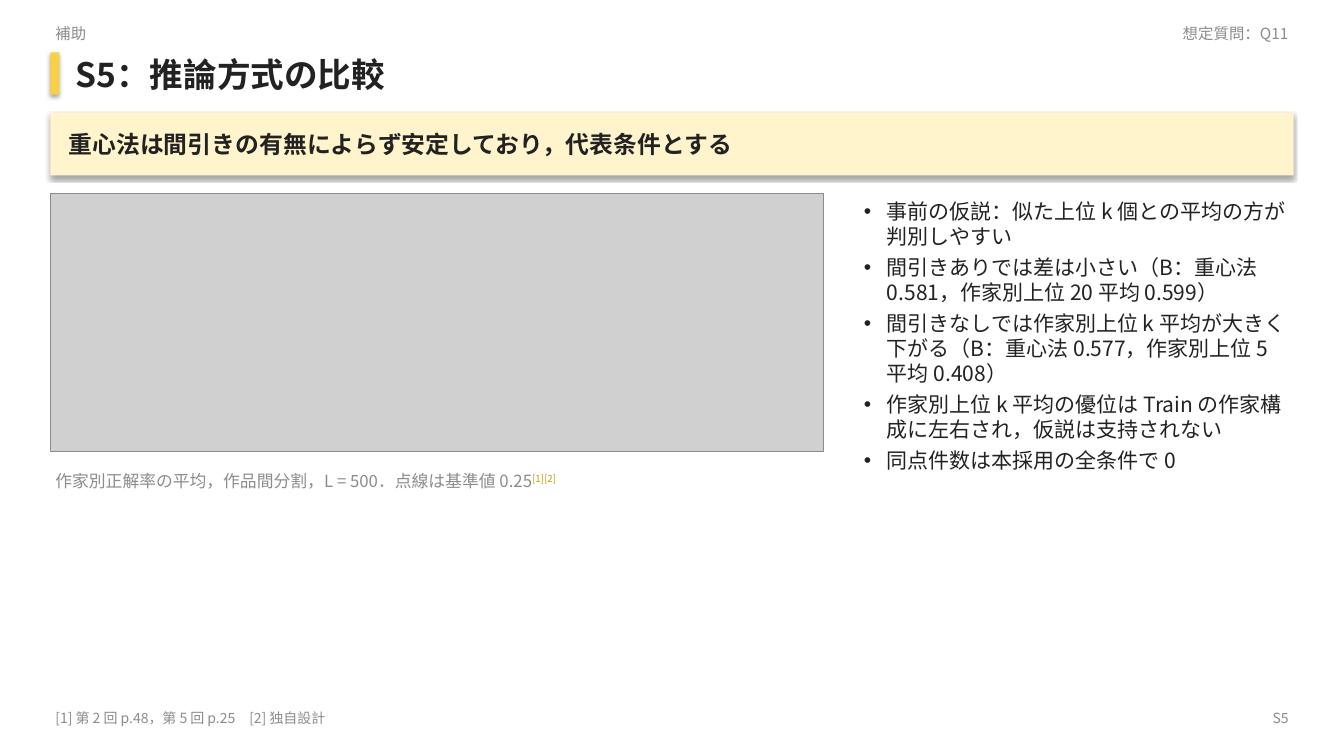
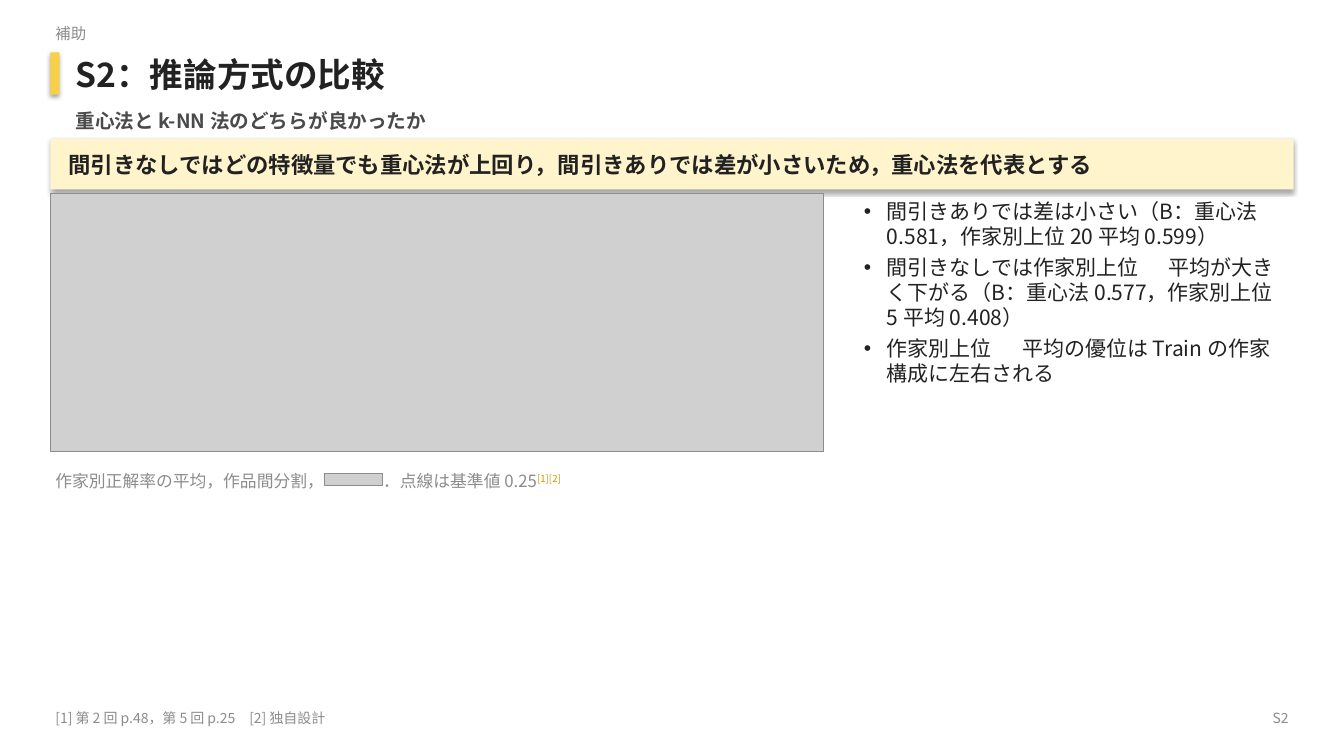
Before and after one commit to matsumoto-af22041/text-author-identifier-nlps, a slide deck: slide 26 of presentation/slides.pptx (slide 27 before the commit). Drawn at 1344x756 pixels with LibreOffice and Linux fonts; fonts in the diff are those of the drawing; grey boxes stand for pictures; background and template pictures are left out. Boxes give left, top, right and bottom in pixels: in the first picture for what was removed or moved away, otherwise in the second. Text is boxed around its words. In the diff, an @@ line names an element or a change of style, - is before the commit and + after.

```diff
--- a/presentation/slides.pptx
+++ b/presentation/slides.pptx
@@ text removed at (x1=1183, y1=26, x2=1289, y2=42) @@
-想定質問：Q11
@@ text at (x1=76, y1=58, x2=386, y2=90): text changed @@
-S5：推論方式の比較
+S2：推論方式の比較
@@ text added at (x1=76, y1=111, x2=426, y2=130), 14 pt, text #4A4A4A, bold @@
+重心法と k-NN 法のどちらが良かったか
@@ rectangle "間引きなしではどの特徴量でも重心法が上回り，間引きありでは差が小さいため，重心法を代表とする" resized from (x1=50, y1=113, x2=1294, y2=175) to (x1=50, y1=139, x2=1294, y2=190) @@
@@ text in rectangle at (x1=68, y1=154, x2=1091, y2=176): text changed; size 17 to 16 pt @@
-重心法は間引きの有無によらず安定しており，代表条件とする
+間引きなしではどの特徴量でも重心法が上回り，間引きありでは差が小さいため，重心法を代表とする
@@ text at (x1=887, y1=201, x2=1286, y2=246): paragraph removed @@
-• 事前の仮説：似た上位 k 個との平均の方が判別しやすい
@@ text at (x1=887, y1=201, x2=1258, y2=246): line spacing 1 to 18pt @@
@@ text at (x1=887, y1=257, x2=1274, y2=383): text changed @@
-• 間引きなしでは作家別上位 k 平均が大きく下がる（B：重心法 0.577，作家別上位 5 平均 0.408）
-• 作家別上位 k 平均の優位は Train の作家構成に左右され，仮説は支持されない
-• 同点件数は本採用の全条件で 0
+• 間引きなしでは作家別上位 平均が大きく下がる（B：重心法 0.577，作家別上位 5 平均 0.408）
+• 作家別上位 平均の優位は Train の作家構成に左右される
@@ text at (x1=55, y1=473, x2=561, y2=489): text changed @@
-作家別正解率の平均，作品間分割，L = 500．点線は基準値 0.25[1][2]
+作家別正解率の平均，作品間分割， ．点線は基準値 0.25[1][2]
@@ picture added at (x1=325, y1=474, x2=383, y2=485) @@
@@ text at (x1=1273, y1=712, x2=1289, y2=723): text changed @@
-S5
+S2
```
Also in this commit, not shown: 33 other slides changed, 7 slides added, 2 slides removed, 25 other files.
